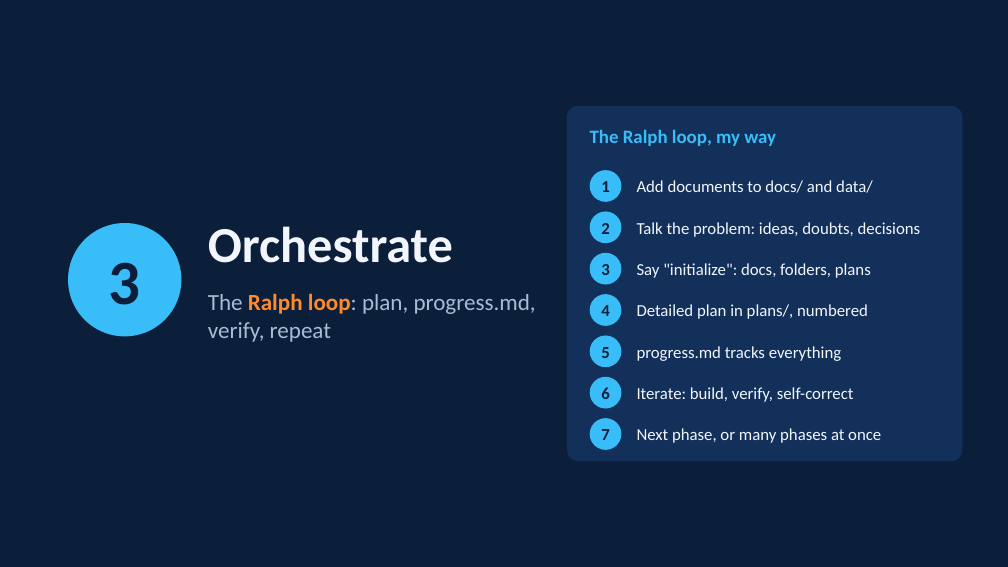
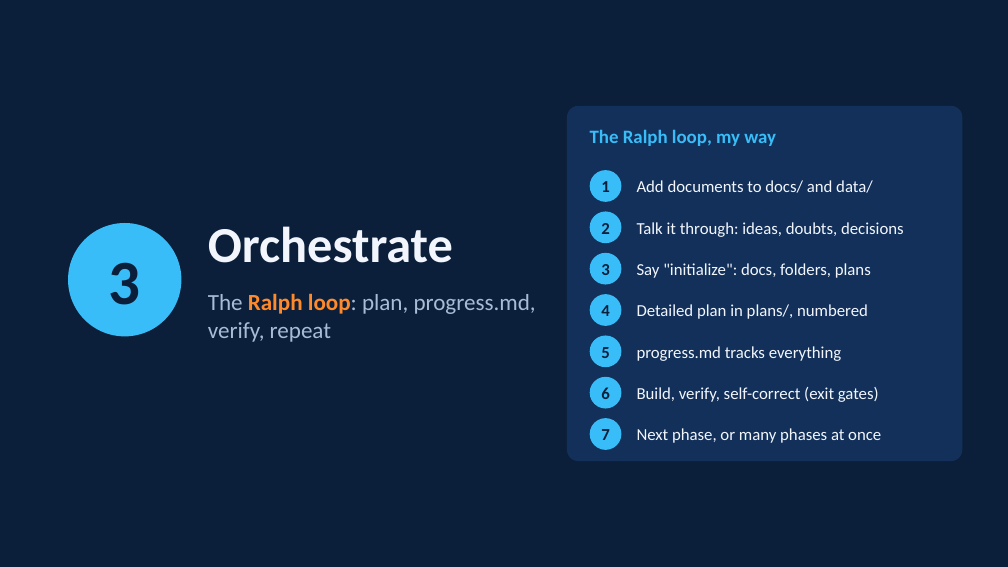
Before and after one commit to HinePo/ai-agent-learning-path, a slide deck: slide 15 of resources/claude_code_vscode_tricks.pptx. Drawn at 1008x567 pixels with LibreOffice and Linux fonts; fonts in the diff are those of the drawing. Boxes give left, top, right and bottom in pixels: in the first picture for what was removed or moved away, otherwise in the second. Text is boxed around its words. In the diff, an @@ line names an element or a change of style, - is before the commit and + after.

```diff
--- a/resources/claude_code_vscode_tricks.pptx
+++ b/resources/claude_code_vscode_tricks.pptx
@@ text at [637,222,904,237]: text changed @@
-Talk the problem: ideas, doubts, decisions
+Talk it through: ideas, doubts, decisions
@@ text at [637,387,879,402]: text changed @@
-Iterate: build, verify, self-correct
+Build, verify, self-correct (exit gates)
```
Also in this commit, not shown: 7 other slides changed, 1 other file.
